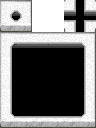
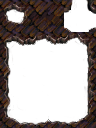
Comparing the layer stacks of the two 96 × 128 images. Changes:
showed group "black hole" (1 layers) over <box>0,0,96,128</box>
added group "Demon Cave" with 7 layers above "Wall" over <box>0,0,96,128</box>
added layer "Layer 110 copy" in group "Demon Cave" over <box>0,0,96,128</box>
added layer "Layer 117 copy 2" in group "Demon Cave" over <box>0,0,96,128</box>
hid group "Wall" (8 layers) over <box>0,0,96,128</box>
